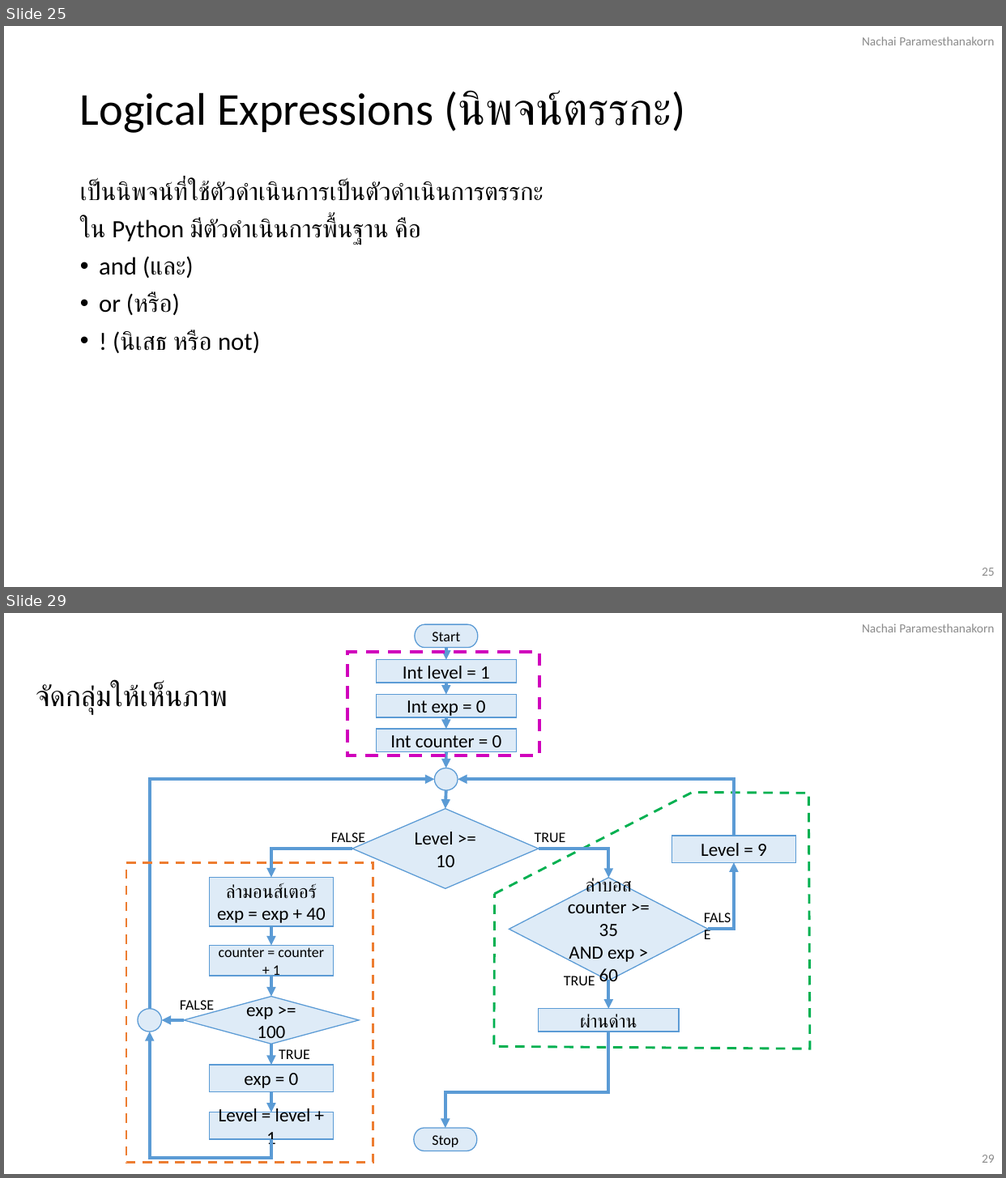
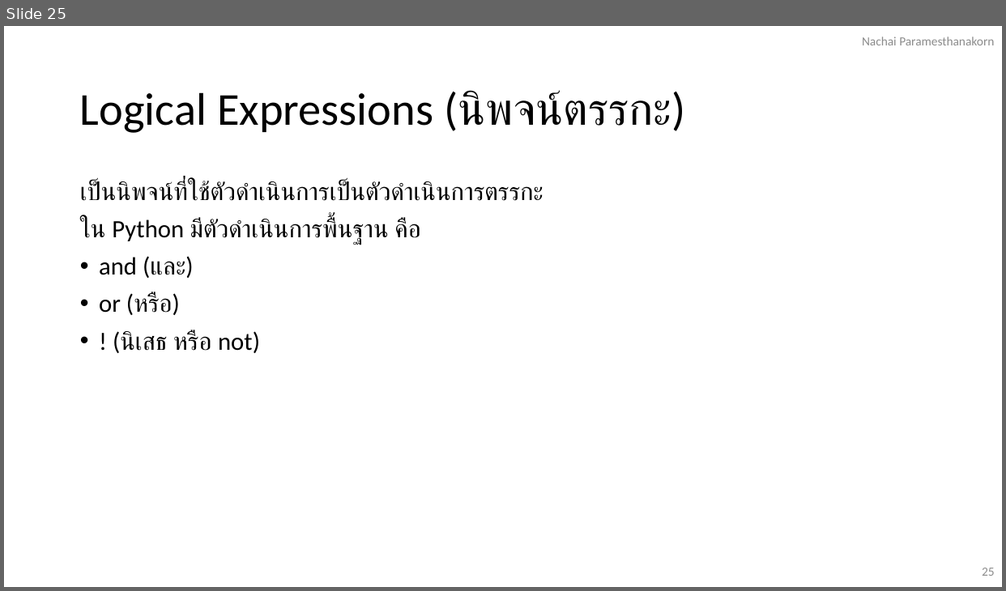
Before and after one commit to NaPryder/Basic-Python-101, a slide deck: Chapter 1/Chapter 1.pptx. Shown one above the other, each under a label of ours: slides 25 and 29 before the commit, slide 25 after it; the slides between them are not shown. The pictures are 1006x1178 and 1006x591 pixels, drawn with LibreOffice and Linux fonts; fonts in the diff are those of the drawing. Boxes give left, top, right and bottom in pixels: in the first picture for what was removed or moved away, otherwise in the second. Text is boxed around its words. In the diff, an @@ line names an element or a change of style, - is before the commit and + after.

```diff
--- a/Chapter 1/Chapter 1.pptx
+++ b/Chapter 1/Chapter 1.pptx
@@ slide 29 removed at (4, 613, 1002, 1174), background #FFFFFF @@
@@ text removed at (862, 624, 994, 632) @@
-Nachai Paramesthanakorn
@@ group removed at (126, 624, 810, 1163): 11 rectangles, 10 arrows, 8 elbow arrows, 6 texts, 3 diamonds, 2 pill shapes, 2 ellipses, 1 freeform shape @@
-Start
-Stop
-Int level = 1
-Int exp = 0
-Level >= 10
-ล่ามอนส์เตอร์
-exp = exp + 40
-exp >= 100
-exp = 0
-Level = level + 1
-FALSE
-TRUE
-TRUE
-FALSE
-ล่าบอส
-counter >= 35
-AND exp > 60
-Int counter = 0
-counter = counter + 1
-ผ่านด่าน
-TRUE
-FALSE
-Level = 9
@@ text removed at (36, 683, 228, 714) @@
-จัดกลุ่มให้เห็นภาพ
@@ page number removed at (982, 1155, 995, 1163) @@
-29
```
Also in this commit, not shown: 1 slide changed, 3 other slides removed, 22 other files.
